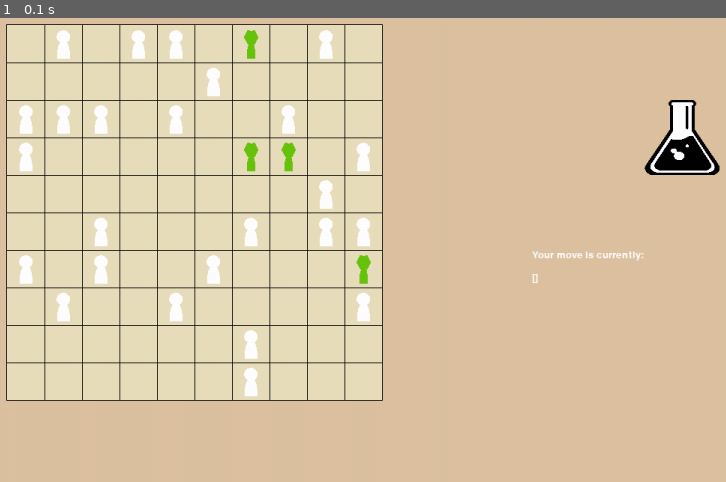
Above: before the commit, frame 1.
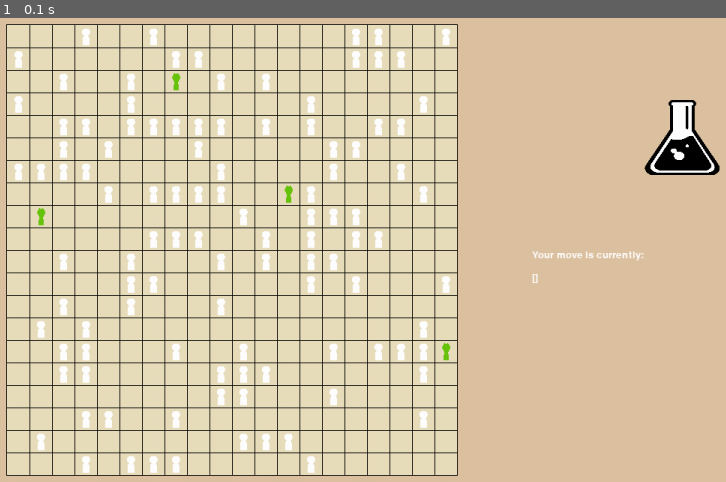
Above: after the commit, the same moment.

Repository: RonaldKroening/SGAI-Outbreak
Game: pygame game, started from SGAI_MK3/main.py
Same seed, same stepped clock (60 frames per second), same inputs: the game is played once before the commit and once after it.
Inputs:
- Up to frame 1 (0.1 s): no input

The runs differ from the first frame. In frame 1, 29% of the frame differs, in the area x 0-64%, y 1-99%.

Commit message:
Made grid bigger

Diff:
--- a/SGAI_MK3/main.py
+++ b/SGAI_MK3/main.py
@@ -5,10 +5,10 @@
 
 # Constants
 SELF_PLAY = False
-ROWS = 10
-COLUMNS = 10
+ROWS = 20
+COLUMNS = 20
 OFFSET = 100                    # Number of pixels to offset grid to the top-left side
-CELL_DIMENSIONS = 50           # Number of pixels for each cell
+CELL_DIMENSIONS = 30           # Number of pixels for each cell
 ACTION_SPACE = ["moveUp", "moveDown", "moveLeft", "moveRight", "heal", "bite"]
 
 # Player role variables
